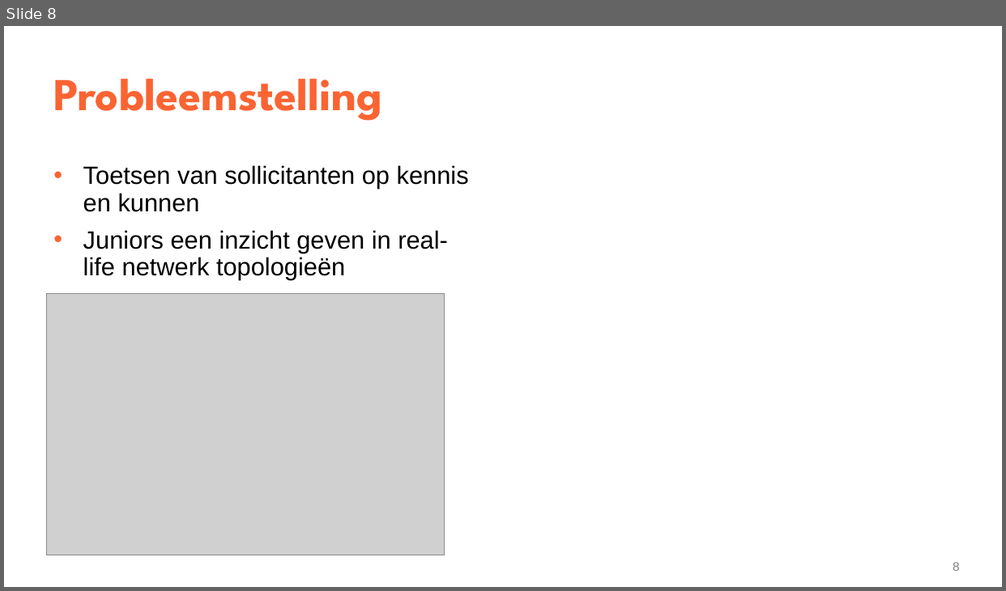
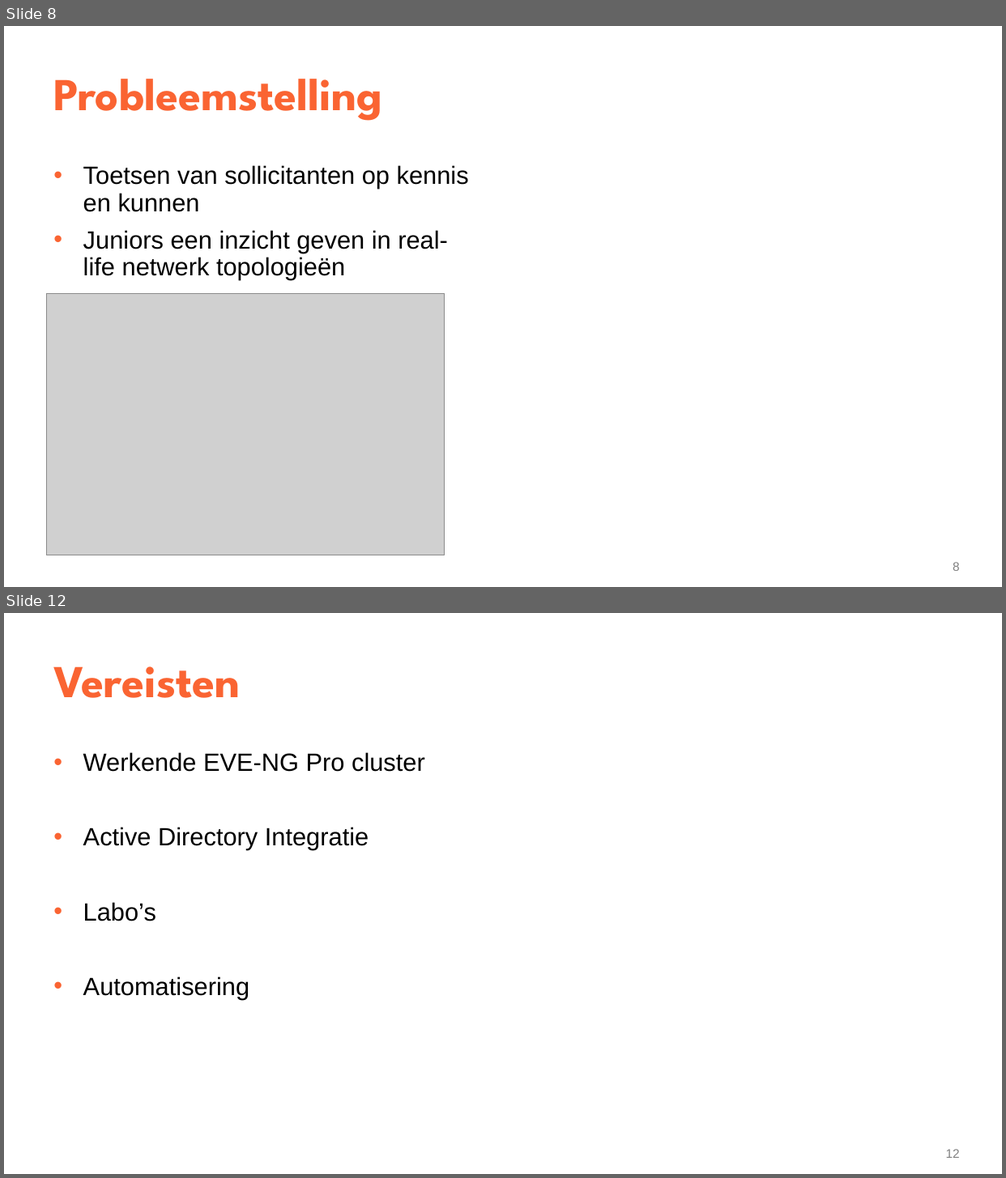
Before and after one commit to YenteLens/ylbachelorproef, a slide deck: Presentatie/eindpresentatie.pptx. Shown one above the other, each under a label of ours: slide 8 before the commit, slides 8 and 12 after it; the slides between them are not shown. The pictures are 1006x591 and 1006x1178 pixels, drawn with LibreOffice and Linux fonts; fonts in the diff are those of the drawing; grey boxes stand for pictures. Boxes give left, top, right and bottom in pixels: in the first picture for what was removed or moved away, otherwise in the second. Text is boxed around its words. In the diff, an @@ line names an element or a change of style, - is before the commit and + after.

```diff
--- a/Presentatie/eindpresentatie.pptx
+++ b/Presentatie/eindpresentatie.pptx
@@ slide 12 added at (4, 613, 1002, 1174), background #FFFFFF @@
@@ title added at (53, 666, 240, 698), 44 pt, text #FA6432, bold @@
+Vereisten
@@ text added at (83, 752, 425, 999), 24 pt, text #000000 @@
+  • Werkende EVE-NG Pro cluster
+  • Active Directory Integratie
+  • Labo’s
+  • Automatisering
@@ page number added at (946, 1149, 960, 1158), 12 pt, text #808080 @@
+12
```
Also in this commit, not shown: 4 slides changed, 5 other slides added, 5 slides removed.
